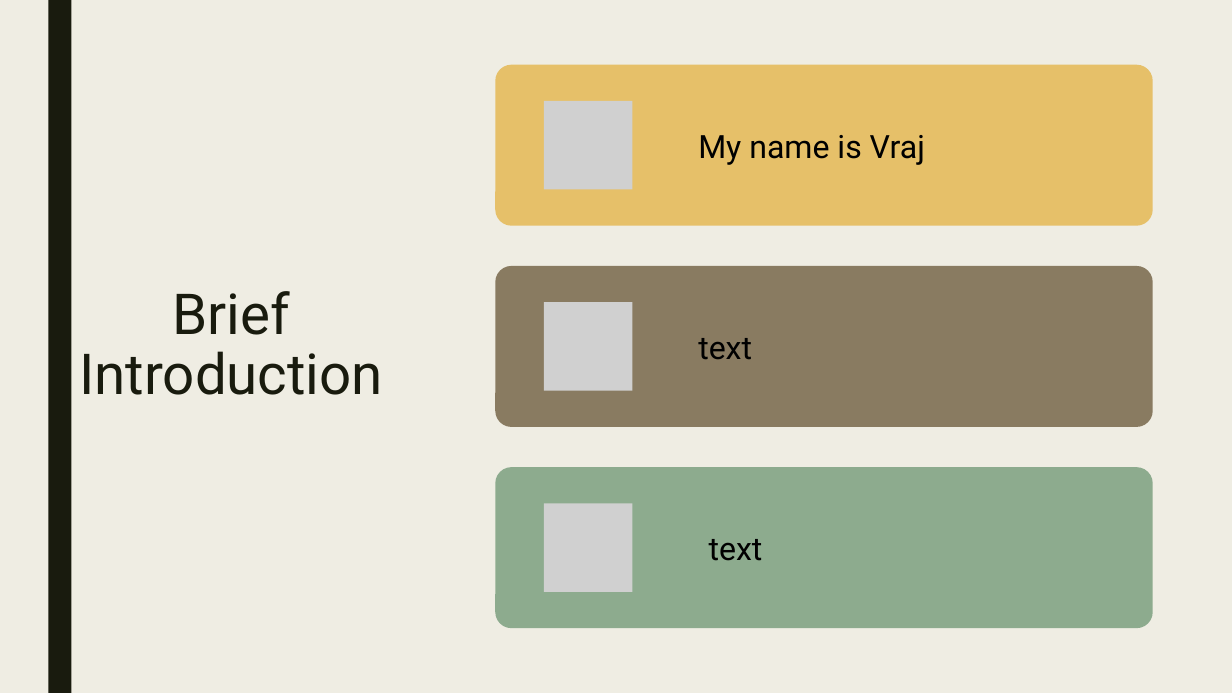
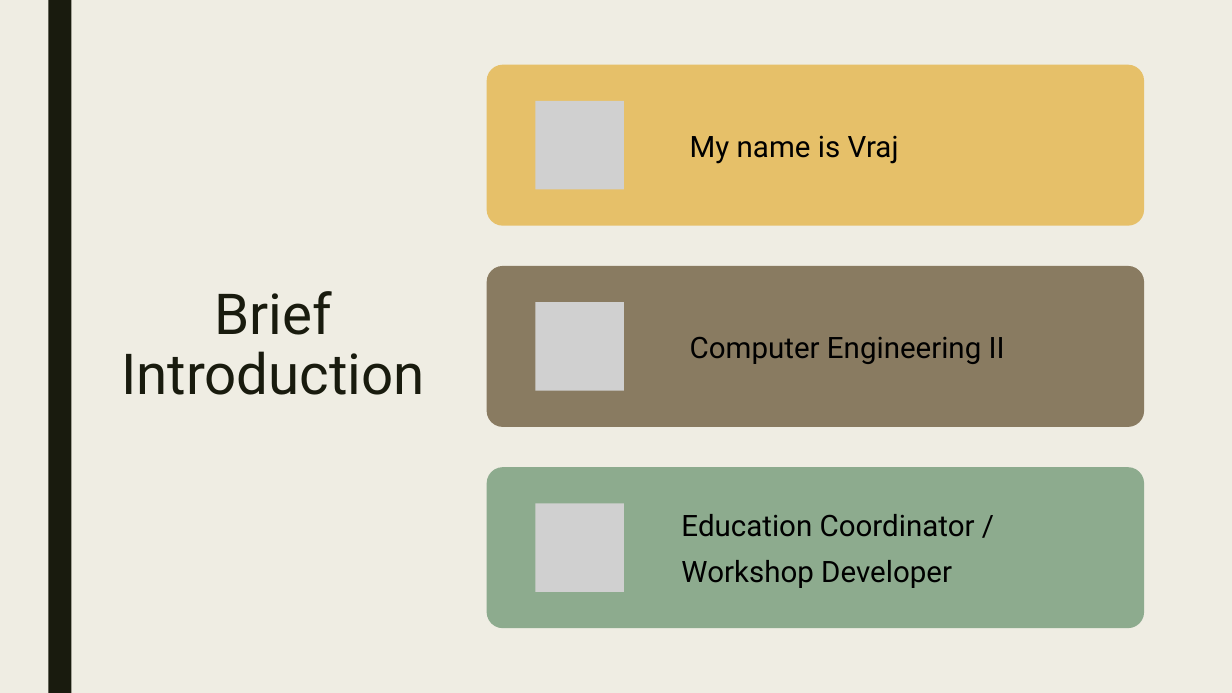
Before and after one commit to ConnorUsaty/MacAIEducation2023, a slide deck: slide 3 of Workshop_Slides/Workshop_1.pptx. Drawn at 1232x693 pixels with LibreOffice and Linux fonts; fonts in the diff are those of the drawing; grey boxes stand for pictures. Boxes give left, top, right and bottom in pixels: in the first picture for what was removed or moved away, otherwise in the second. Text is boxed around its words. In the diff, an @@ line names an element or a change of style, - is before the commit and + after.

Commit message:
Updated the title slide

```diff
--- a/Workshop_Slides/Workshop_1.pptx
+++ b/Workshop_Slides/Workshop_1.pptx
@@ title "Brief Introduction": place and size @@
-title "Brief Introduction" at (79, 291, 383, 395)
+title "Brief Introduction" at (121, 291, 425, 395)
@@ text "My name is Vraj" at (690, 135, 899, 164): size 25 to 23 pt @@
@@ 3 pictures, 3 rounded rectangles, 1 text: place and size @@
-3 pictures, 3 rounded rectangles, 1 text at (495, 65, 1153, 628)
+3 pictures, 3 rounded rectangles, 1 text at (487, 65, 1145, 628)
@@ text at (690, 337, 1005, 364): text changed; size 25 to 23 pt @@
-text
+Computer Engineering II
@@ text added at (681, 514, 975, 588), 23 pt, text #000000 @@
+Education Coordinator /
+Workshop Developer
@@ text removed at (709, 539, 763, 561) @@
-text
```
Also in this commit, not shown: 5 other slides changed, 5 slides added, 1 slide removed.
